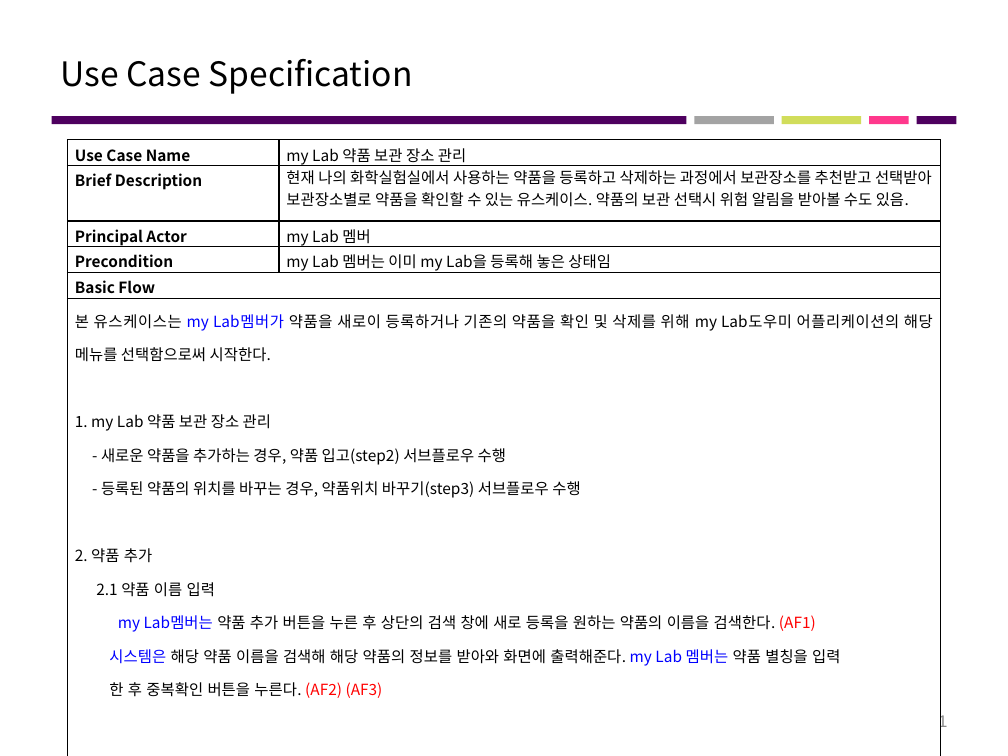
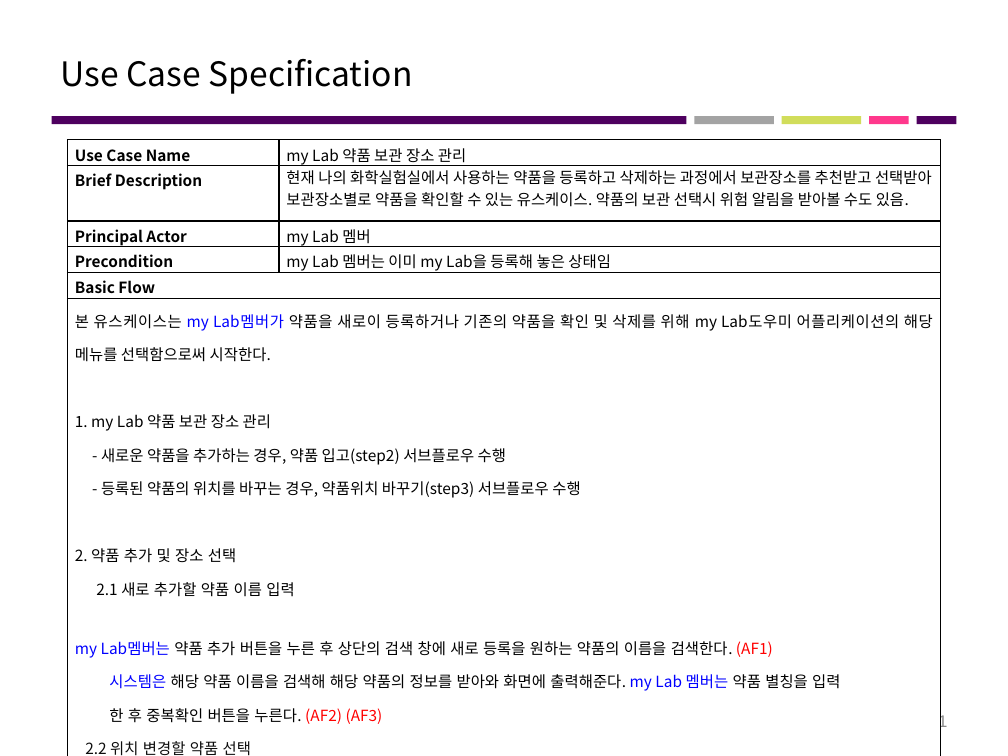
Before and after one commit to jisukim97/ChemicalManagementApplication, a slide deck: slide 1 of Document/4_수정중/Software Requirements Specification (1번).pptx. Drawn at 1008x756 pixels with LibreOffice and Linux fonts; fonts in the diff are those of the drawing. Boxes give left, top, right and bottom in pixels: in the first picture for what was removed or moved away, otherwise in the second. Text is boxed around its words. In the diff, an @@ line names an element or a change of style, - is before the commit and + after.

```diff
--- a/Document/4_수정중/Software Requirements Specification (1번).pptx
+++ b/Document/4_수정중/Software Requirements Specification (1번).pptx
@@ table at (68,140,940,756) @@
-row 6, column 1: 본 유스케이스는 my Lab멤버가 약품을 새로이 등록하거나 기존의 약품을 확인 및 삭제를 위해 my Lab도우미 어플리케이션의 해당 메뉴를 선택함으로써 시작한다. / 1. my Lab 약품 보관 장소 관리 / - 새로운 약품을 추가하는 경우, 약품 입고(step2) 서브플로우 수행 / - 등록된 약품의 위치를 바꾸는 경우, 약품위치 바꾸기(step3) 서브플로우 수행 / 2. 약품 추가 / 2.1 약품 이름 입력 / my Lab멤버는 약품 추가 버튼을 누른 후 상단의 검색 창에 새로 등록을 원하는 약품의 이름을 검색한다. (AF1) / 시스템은 해당 약품 이름을 검색해 해당 약품의 정보를 받아와 화면에 출력해준다. my Lab 멤버는 약품 별칭을 입력 / 한 후 중복확인 버튼을 누른다. (AF2) (AF3)
+row 6, column 1: 본 유스케이스는 my Lab멤버가 약품을 새로이 등록하거나 기존의 약품을 확인 및 삭제를 위해 my Lab도우미 어플리케이션의 해당 메뉴를 선택함으로써 시작한다. / 1. my Lab 약품 보관 장소 관리 / - 새로운 약품을 추가하는 경우, 약품 입고(step2) 서브플로우 수행 / - 등록된 약품의 위치를 바꾸는 경우, 약품위치 바꾸기(step3) 서브플로우 수행 / 2. 약품 추가 및 장소 선택 / 2.1 새로 추가할 약품 이름 입력 / my Lab멤버는 약품 추가 버튼을 누른 후 상단의 검색 창에 새로 등록을 원하는 약품의 이름을 검색한다. (AF1) / 시스템은 해당 약품 이름을 검색해 해당 약품의 정보를 받아와 화면에 출력해준다. my Lab 멤버는 약품 별칭을 입력 / 한 후 중복확인 버튼을 누른다. (AF2) (AF3) / 2.2 위치 변경할 약품 선택 / my Lab멤버는 화면에 표출된 약품들 중 원하는 대상을 선택한다. 시스템은 my Lab멤버가 / 선택한 약품에 대해 해당 약품의 보관장소 정보를 화면에 출력한다. / 시스템은 화면 하단에 ‘장소수정’ 과 ‘닫기’ 버튼을 출력한다. / my Lab 멤버가 ‘수정하기’ 버튼을 클릭하면, 시스템은 보관 장소를 수정할 수 있는 화면을 출력한다.
```
Also in this commit, not shown: 5 other slides changed, 2 slides removed, 2 other files.
